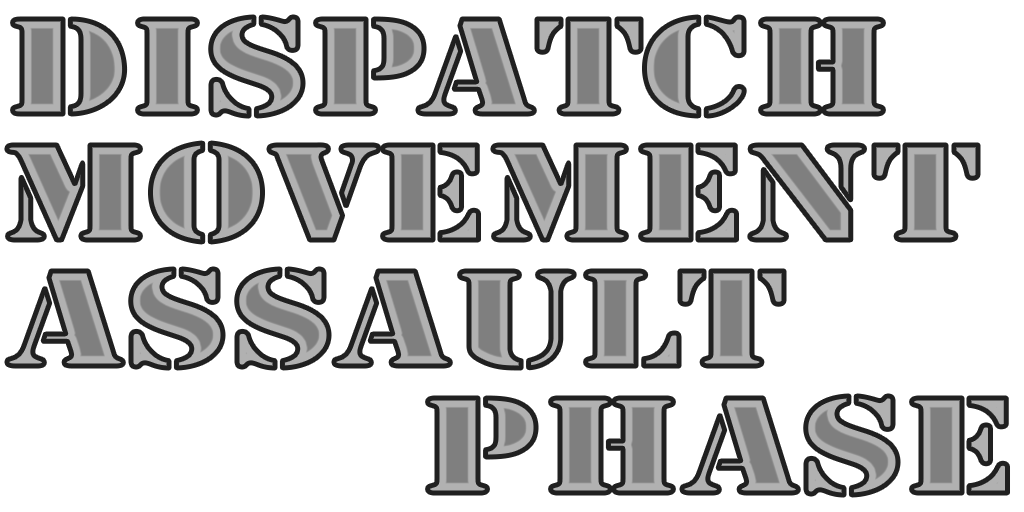
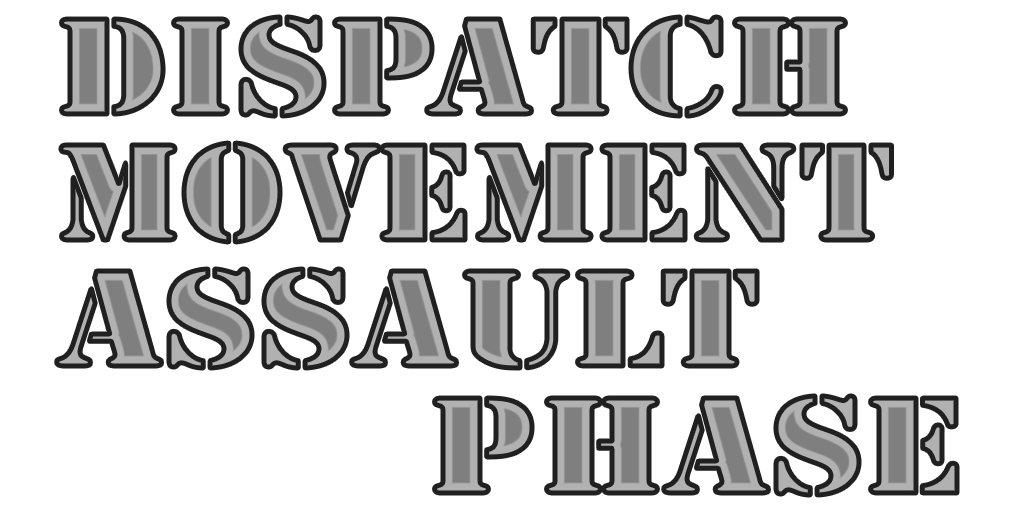
Layered file, before and after one edit (1024px x 512px). Changes by layer:
painted on "Phase" over (x1=427, y1=396, x2=1008, y2=495)
painted on "Assault" over (x1=7, y1=269, x2=784, y2=368)
painted on "Dispatch" over (x1=12, y1=17, x2=884, y2=116)
painted on "Movement" over (x1=6, y1=143, x2=978, y2=242)
